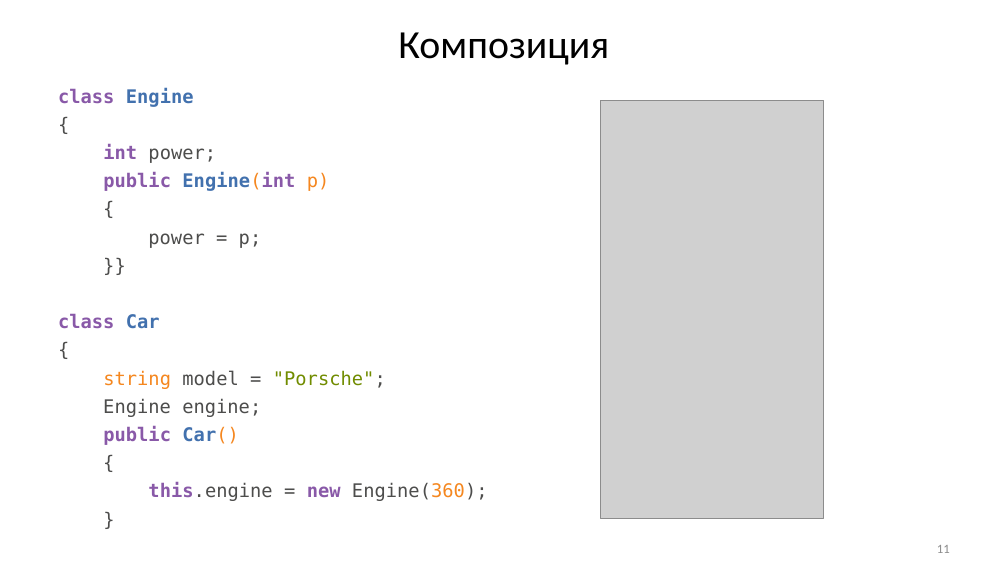
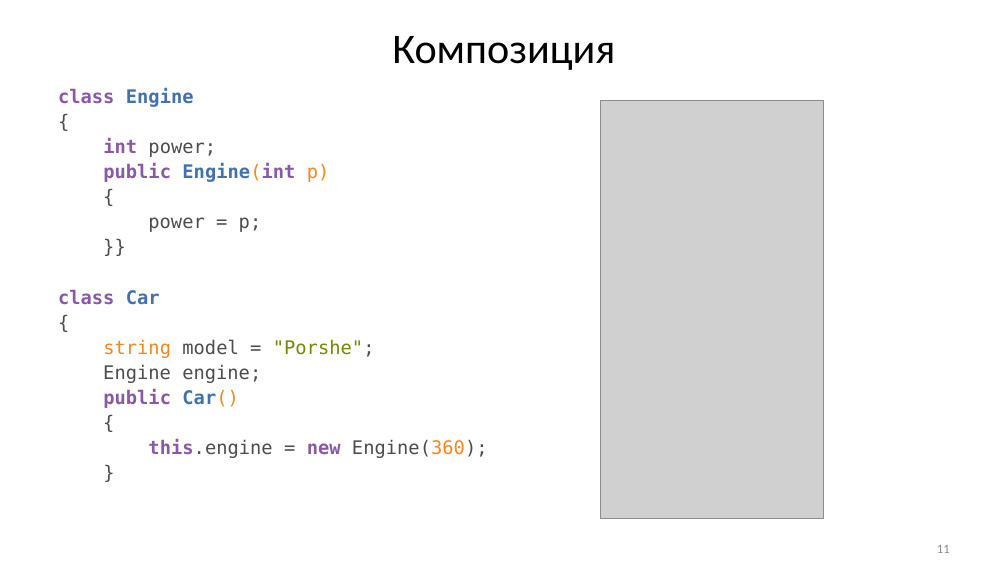
Before and after one commit to Mrztv/KRSU, a slide deck: slide 11 of 2026/ООП/Хмелева/ООП2.pptx. Drawn at 1008x575 pixels with LibreOffice and Linux fonts; fonts in the diff are those of the drawing; grey boxes stand for pictures. Boxes give left, top, right and bottom in pixels: in the first picture for what was removed or moved away, otherwise in the second. Text is boxed around its words. In the diff, an @@ line names an element or a change of style, - is before the commit and + after.

```diff
--- a/2026/ООП/Хмелева/ООП2.pptx
+++ b/2026/ООП/Хмелева/ООП2.pptx
@@ title "Композиция" at (392, 36, 615, 70): size 37.4 to 39.6 pt; line spacing 0.8 to 1 @@
@@ text at (58, 88, 488, 458): less space between paragraphs @@
@@ text at (103, 339, 375, 358): text changed @@
-string model = "Porsche";
+string model = "Porshe";
```
Also in this commit, not shown: 89 other slides changed, 1 slide added, 19 other files.
